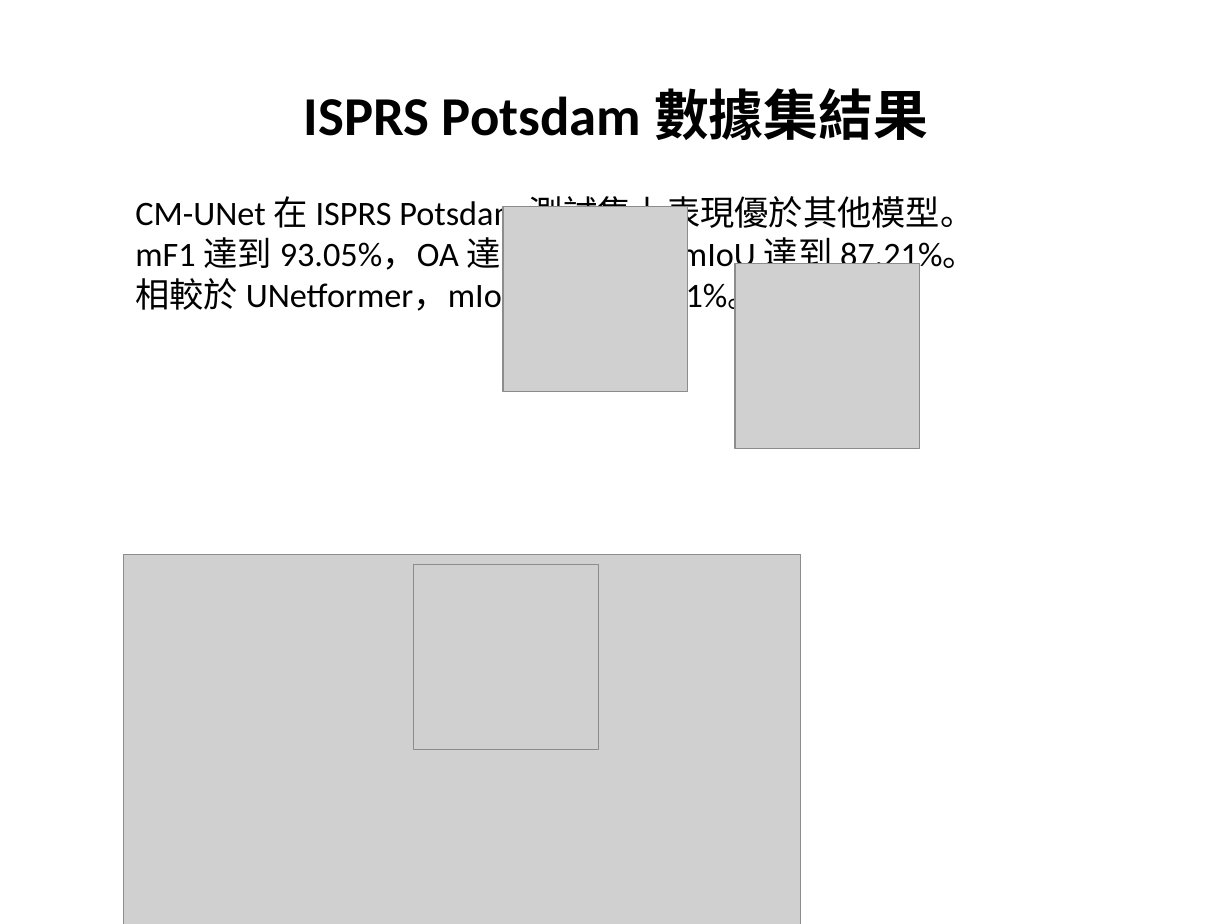
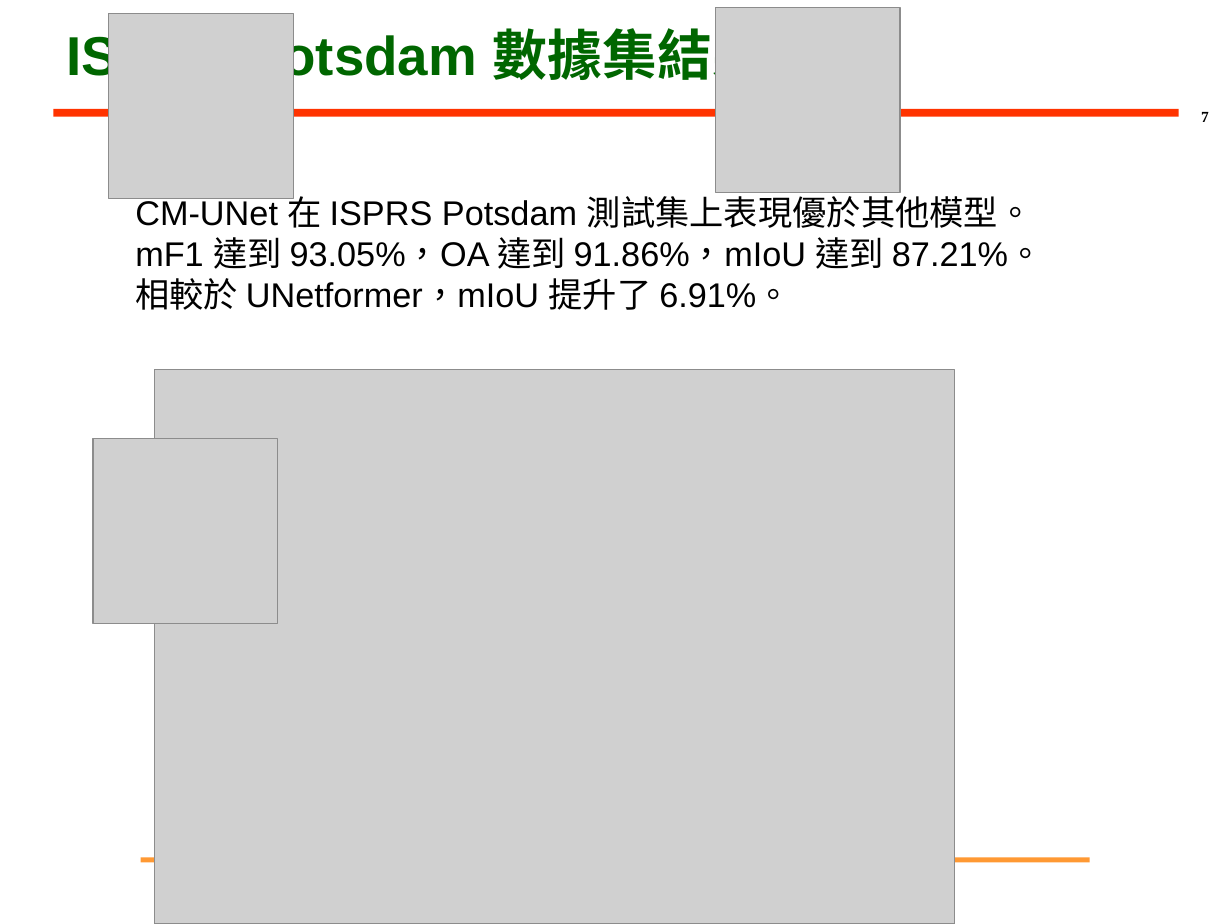
Before and after one commit to PonNowJin/PDFtoPPT, a slide deck: slide 7 of output_pptx/test_watermark.pptx. Drawn at 1232x924 pixels with LibreOffice and Linux fonts; fonts in the diff are those of the drawing; grey boxes stand for pictures; background and template pictures are left out. Boxes give left, top, right and bottom in pixels: in the first picture for what was removed or moved away, otherwise in the second. Text is boxed around its words. In the diff, an @@ line names an element or a change of style, - is before the commit and + after.

```diff
--- a/output_pptx/test_watermark.pptx
+++ b/output_pptx/test_watermark.pptx
@@ title "ISPRS Potsdam 數據集結果": place and size @@
-title "ISPRS Potsdam 數據集結果" at (304, 88, 928, 140)
+title "ISPRS Potsdam 數據集結果" at (66, 19, 767, 89)
@@ title "ISPRS Potsdam 數據集結果" at (66, 19, 767, 89): font Calibri to Arial, text colour #000000 to #006600; alignment centre to left @@
@@ picture: place and size @@
-picture at (414, 564, 599, 749)
+picture at (108, 14, 293, 198)
@@ picture: place and size @@
-picture at (503, 207, 687, 392)
+picture at (716, 7, 901, 192)
@@ line added from (53, 112) to (1179, 112), #FF3300 4.5 pt @@
@@ page number added at (1201, 112, 1209, 122), 9 pt, text #000000, bold @@
+7
@@ text "CM-UNet 在 ISPRS Potsdam 測試集上表現優於其他模型。" at (135, 190, 1043, 310): font Calibri to Arial @@
@@ picture: place and size @@
-picture at (123, 554, 801, 924)
+picture at (154, 370, 955, 924)
@@ picture: place and size @@
-picture at (736, 264, 920, 448)
+picture at (94, 439, 278, 623)
@@ line added from (140, 860) to (1090, 860), #FF9933 3 pt @@
```
Also in this commit, not shown: 8 other slides changed, 3 other files.
